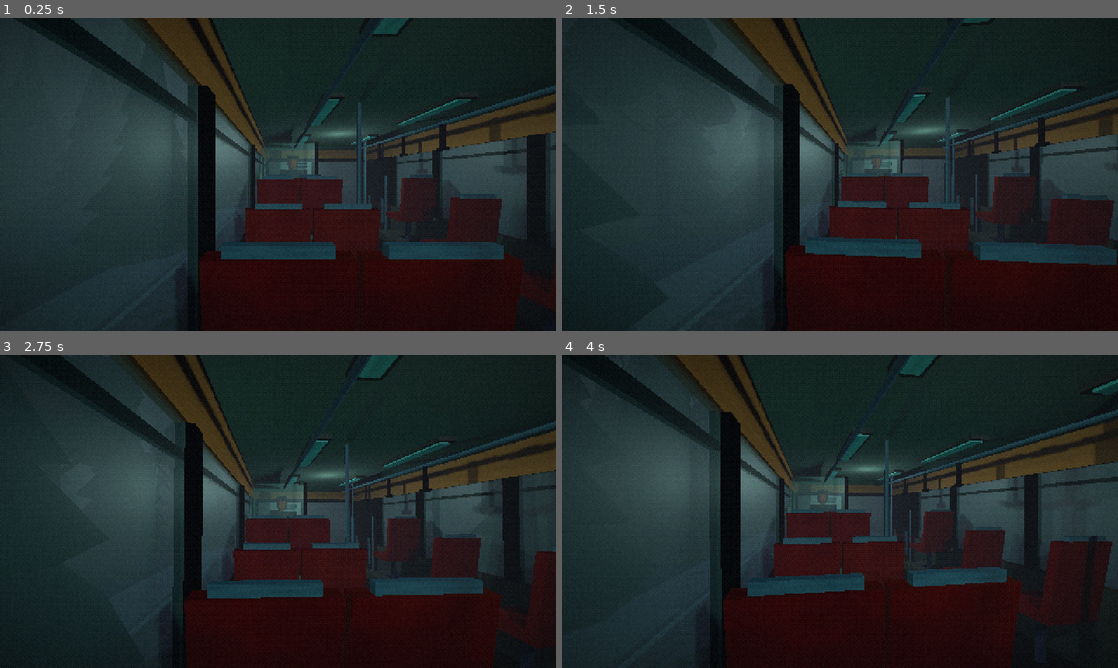
Above: before the commit, frames 1-4 (two rows, left to right).
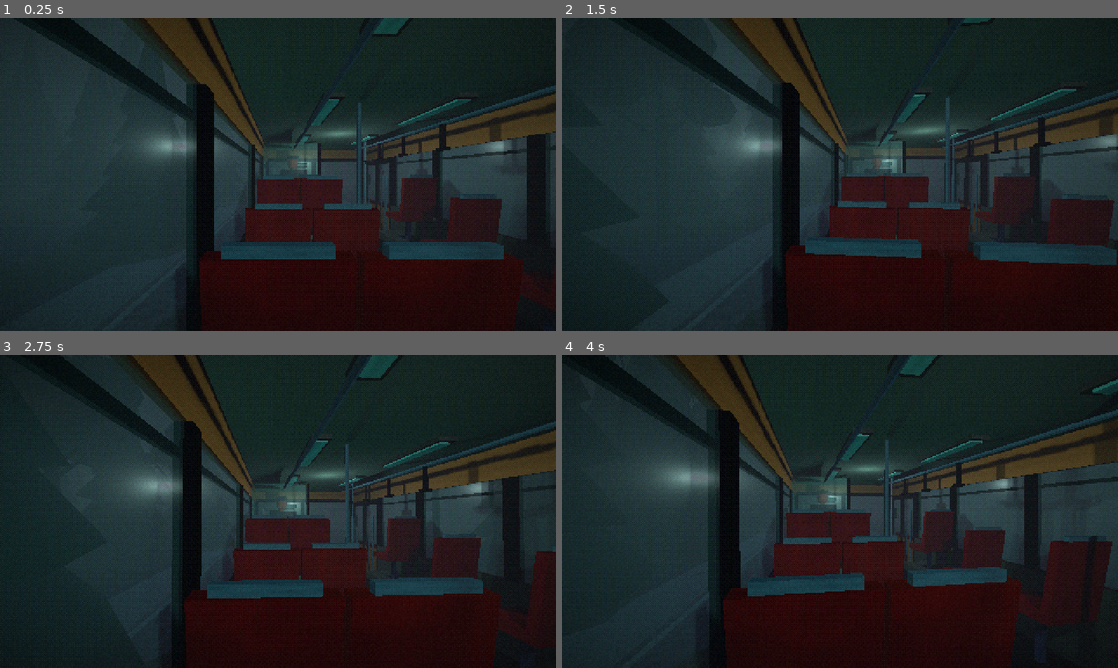
Above: after the commit, the same moments.

Repository: alexdragnea1/horror-indie
Game: Godot game, scene res://scenes/autobuz_drum.tscn
Two runs of this game, one before a commit and one after it. Both use one fixed random seed, a clock stepped at 60 frames per second and the inputs below. This scene is started directly instead of the project's main scene. Sound files missing from this copy of the repository are replaced by a short silence.
Inputs (mouse positions are in pixels of both pictures, inside the frame that each line leads up to):
- Up to frame 1 (0.25 s): no input
- Up to frame 2 (1.5 s): tap Enter at 0.5 s; move the mouse to (867, 174) at 0.52 s; tap W (inainte) at 0.6 s; click (867, 174) at 0.67 s; tap S (inapoi) at 0.8, 1.35 s; move the mouse to (812, 174) at 1.27 s; click (812, 174) at 1.42 s
- Up to frame 3 (2.75 s): tap W (inainte) at 1.55 s; move the mouse to (289, 505) at 2.02 s; hold Shift (alearga) from 2.03 s (still down); click (289, 505) at 2.17 s; tap S (inapoi) at 2.3 s
- Up to frame 4 (4 s): move the mouse to (834, 517) at 2.77 s; release Shift (alearga) at 2.78 s; tap D (dreapta) at 2.85 s; click (834, 517) at 2.92 s; tap W (inainte) at 3.05, 3.6 s; move the mouse to (878, 514) at 3.52 s; click (878, 514) at 3.67 s; tap S (inapoi) at 3.8 s

The runs differ from the first frame. In frame 1, 1.9% of the frame differs, in the area x 19-92%, y 21-84%; in frame 2, 1.7%; in frame 3, 2.0%; in frame 4, 2.1%, in the area x 19-81%, y 17-85%.

Commit message:
Autobuzul fără clipping: carcasa refăcută, verificare de fețe suprapuse, caroseria se apleacă pe suspensii
- Fețele care se băteau pe ecran (uși din plăci suprapuse, colțuri, benzi, rugină, noroi, jgheab, acoperiș): carcasa refăcută după reguli clare, ușile din montanți și panouri.
- unelte.py: verifica_fete() la fiecare export scrie fețele paralele prea apropiate (z-fighting).
- La frână se apleacă doar caroseria (nodul Corp) în jurul centrului ei; roțile rămân pe drum (înainte botul intra în asfalt). Autobuzul stă pe fața asfaltului.
- Replicile cu bunica pornesc la 2,5 s după ce apare creatura.

Co-Authored-By: Claude Opus 5.5 <noreply@anthropic.com>

Diff:
--- a/scenes/afara_bloc.tscn
+++ b/scenes/afara_bloc.tscn
@@ -486,7 +486,7 @@
 transform = Transform3D(1, 0, 0, 0, 1, 0, 0, 0, 1, 9.5, 0.1, 13.35)
 
 [node name="Autobuz" parent="." instance=ExtResource("31")]
-transform = Transform3D(0, 0, -1, 0, 1, 0, 1, 0, 0, 200, 0, 16.9)
+transform = Transform3D(0, 0, -1, 0, 1, 0, 1, 0, 0, 200, 0.02, 16.9)
 
 [node name="SosireAutobuz" type="Node" parent="." node_paths=PackedStringArray("autobuz")]
 script = ExtResource("32")
--- a/scenes/autobuz.tscn
+++ b/scenes/autobuz.tscn
@@ -24,7 +24,8 @@
 sunet_usi_deschise = ExtResource("9")
 sunet_usi_inchise = ExtResource("10")
 
-[node name="Model" parent="." instance=ExtResource("2")]
+[node name="Corp" type="Node3D" parent="."]
+[node name="Model" parent="Corp" instance=ExtResource("2")]
 script = ExtResource("3")
 material = ExtResource("4")
 stralucitoare = PackedStringArray("Lumini", "Panou")
@@ -35,14 +36,14 @@
 transform = Transform3D(1, 0, 0, 0, 1, 0, 0, 0, 1, 0, 1.62, 0)
 shape = SubResource("forma_caroserie")
 
-[node name="Sofer" type="Node3D" parent="."]
+[node name="Sofer" type="Node3D" parent="Corp"]
 transform = Transform3D(1, 0, 0, 0, 1, 0, 0, 0, 1, 0.62, 1.57, 4.35)
 
-[node name="Model" parent="Sofer" instance=ExtResource("5")]
+[node name="Model" parent="Corp/Sofer" instance=ExtResource("5")]
 script = ExtResource("3")
 material = ExtResource("4")
 
-[node name="FarStanga" type="SpotLight3D" parent="."]
+[node name="FarStanga" type="SpotLight3D" parent="Corp"]
 transform = Transform3D(1, 0, 0, 0, 1, 0, 0, 0, 1, 0.83, 0.75, 5.6)
 rotation = Vector3(-0.1, 3.14159, 0)
 light_color = Color(1, 0.86, 0.62, 1)
@@ -52,7 +53,7 @@
 spot_attenuation = 0.8
 spot_angle = 28.0
 
-[node name="FarDreapta" type="SpotLight3D" parent="."]
+[node name="FarDreapta" type="SpotLight3D" parent="Corp"]
 transform = Transform3D(1, 0, 0, 0, 1, 0, 0, 0, 1, -0.83, 0.75, 5.6)
 rotation = Vector3(-0.1, 3.14159, 0)
 light_color = Color(1, 0.86, 0.62, 1)
@@ -62,7 +63,7 @@
 spot_attenuation = 0.8
 spot_angle = 28.0
 
-[node name="NeonFata" type="OmniLight3D" parent="."]
+[node name="NeonFata" type="OmniLight3D" parent="Corp"]
 transform = Transform3D(1, 0, 0, 0, 1, 0, 0, 0, 1, 0, 2.55, 3.2)
 light_color = Color(0.78, 0.95, 0.88, 1)
 light_energy = 0.9
@@ -70,7 +71,7 @@
 shadow_enabled = true
 omni_range = 5.0
 
-[node name="NeonMijloc" type="OmniLight3D" parent="."]
+[node name="NeonMijloc" type="OmniLight3D" parent="Corp"]
 transform = Transform3D(1, 0, 0, 0, 1, 0, 0, 0, 1, 0, 2.55, 0)
 light_color = Color(0.78, 0.95, 0.88, 1)
 light_energy = 0.9
@@ -78,7 +79,7 @@
 shadow_enabled = true
 omni_range = 5.0
 
-[node name="NeonSpate" type="OmniLight3D" parent="."]
+[node name="NeonSpate" type="OmniLight3D" parent="Corp"]
 transform = Transform3D(1, 0, 0, 0, 1, 0, 0, 0, 1, 0, 2.55, -3.2)
 light_color = Color(0.78, 0.95, 0.88, 1)
 light_energy = 0.8
@@ -89,7 +90,7 @@
 energie_normala = 0.8
 sansa_stingere = 0.05
 
-[node name="Bazait" type="AudioStreamPlayer3D" parent="."]
+[node name="Bazait" type="AudioStreamPlayer3D" parent="Corp"]
 transform = Transform3D(1, 0, 0, 0, 1, 0, 0, 0, 1, 0, 2.6, 0)
 stream = ExtResource("8")
 volume_db = -26.0
@@ -132,7 +133,7 @@
 [node name="Forma" type="CollisionShape3D" parent="IntrareSpate"]
 shape = SubResource("forma_intrare")
 
-[node name="LuminaBord" type="OmniLight3D" parent="."]
+[node name="LuminaBord" type="OmniLight3D" parent="Corp"]
 transform = Transform3D(1, 0, 0, 0, 1, 0, 0, 0, 1, 0.55, 2.0, 5.0)
 light_color = Color(0.55, 0.9, 0.72, 1)
 light_energy = 0.7
--- a/scenes/autobuz_drum.tscn
+++ b/scenes/autobuz_drum.tscn
@@ -107,7 +107,7 @@
 [node name="DrumAutobuz" type="Node3D" node_paths=PackedStringArray("autobuz", "calator", "creatura", "teren")]
 script = ExtResource("1")
 autobuz = NodePath("Autobuz")
-calator = NodePath("Autobuz/Calator")
+calator = NodePath("Autobuz/Corp/Calator")
 creatura = NodePath("Creatura")
 teren = NodePath("Teren")
 copaci_padure = Array[PackedScene]([ExtResource("7"), ExtResource("8"), ExtResource("7"), ExtResource("8"), ExtResource("7"), ExtResource("9"), ExtResource("10"), ExtResource("12")])
@@ -176,12 +176,13 @@
 mesh = SubResource("fir")
 
 [node name="Autobuz" parent="." instance=ExtResource("3")]
-
-[node name="Calator" type="Node3D" parent="Autobuz"]
+transform = Transform3D(1, 0, 0, 0, 1, 0, 0, 0, 1, 0, 0.04, 0)
+
+[node name="Calator" type="Node3D" parent="Autobuz/Corp"]
 transform = Transform3D(-1, 0, 0, 0, 1, 0, 0, 0, -1, 0.92, 2.12, -0.05)
 script = ExtResource("4")
 
-[node name="Camera3D" type="Camera3D" parent="Autobuz/Calator"]
+[node name="Camera3D" type="Camera3D" parent="Autobuz/Corp/Calator"]
 near = 0.05
 fov = 72.0
 
--- a/scripts/autobuz.gd
+++ b/scripts/autobuz.gd
@@ -4,13 +4,16 @@
 ## roțile se învârt cât a mers, motorul turează după viteză, caroseria se leagănă pe drum
 ## și „se apleacă” în față la frână. Ușile: `await deschide_usi()` / `await inchide_usi()`.
 ## Fața lui e spre +Z local, ușile pe partea -X.
+## Tot ce se leagănă cu caroseria (modelul, șoferul, luminile, cine stă înăuntru) e copil al nodului `Corp`.
 
 signal urcare
 
 ## Cât se leagănă caroseria în mers (grade).
 @export var leganare := 0.6
 ## Cât se apleacă în față când frânează (grade la 1 m/s²).
-@export var aplecare_frana := 0.55
+@export var aplecare_frana := 0.45
+## Cât se poate apleca cel mult (grade).
+@export var aplecare_maxima := 1.5
 ## Turația motorului: pitch la ralanti și cât crește la fiecare m/s.
 @export var turatie_ralanti := 0.72
 @export var turatie_pe_viteza := 0.045
@@ -27,27 +30,31 @@
 var usi_deschise := false
 
 const RAZA_ROATA := 0.5
+## În jurul cărui punct se apleacă și se leagănă caroseria (centrul ei, nu solul).
+const PIVOT_CAROSERIE := Vector3(0, 1.1, 0)
 
-@onready var _model: Node3D = $Model
+@onready var _corp: Node3D = $Corp
+@onready var _model: Node3D = $Corp/Model
 @onready var _motor: AudioStreamPlayer3D = $Motor
 var _roti: Array[Node3D] = []
 var _foi: Array[Node3D] = []
 var _semne_foi: Array[float] = []
 var _intrari: Array[IntrareAutobuz] = []
 var _ultima_pozitie := Vector3.ZERO
-var _baza: Basis
+var _roti_repaus: Array[Transform3D] = []
+var _rotire_roti := 0.0
 var _timp := 0.0
 var _aplecare := 0.0
 var _viteza_neteda := 0.0
 
 
 func _ready() -> void:
-	_baza = transform.basis
 	_ultima_pozitie = global_position
 	for nume in ["RoataFS", "RoataFD", "RoataSS", "RoataSD"]:
 		var r := _model.find_child(nume) as Node3D
 		if r:
 			_roti.append(r)
+			_roti_repaus.append(r.transform)
 	for n in range(1, 4):
 		for litera in ["A", "B"]:
 			var foaie := _model.find_child("Usa%d%s" % [n, litera]) as Node3D
@@ -126,26 +133,31 @@
 	var mutare := global_position - _ultima_pozitie
 	_ultima_pozitie = global_position
 	var inainte := global_transform.basis.z.normalized()
-	var v_noua := mutare.dot(inainte) / delta
-	viteza = v_noua
+	viteza = mutare.dot(inainte) / delta
 	# accelerația din viteza netezită: cadrele au durate diferite, iar din viteza brută ar ieși zgomot
 	var viteza_inainte := _viteza_neteda
 	_viteza_neteda = lerpf(_viteza_neteda, viteza, 1.0 - exp(-delta * 6.0))
 	var acceleratie := (_viteza_neteda - viteza_inainte) / delta
 
-	for r in _roti:
-		r.rotation.x += mutare.dot(inainte) / RAZA_ROATA
-
-	# la frână se apleacă în față, apoi revine cu un mic balans (arcurile)
-	var tinta_aplecare := clampf(-acceleratie * aplecare_frana, -3.0, 3.0) if absf(acceleratie) < 40.0 else 0.0
+	# la frână caroseria se apleacă în față, apoi revine cu un mic balans (arcurile)
+	var tinta_aplecare := clampf(-acceleratie * aplecare_frana, -aplecare_maxima, aplecare_maxima) \
+		if absf(acceleratie) < 40.0 else 0.0
 	_aplecare = lerpf(_aplecare, tinta_aplecare, 1.0 - exp(-delta * 4.0))
 	var mers := clampf(absf(_viteza_neteda) / 10.0, 0.0, 1.0)
 	var ruliu := (sin(_timp * 1.3) * 0.6 + sin(_timp * 3.7) * 0.25 + sin(_timp * 9.0) * 0.1) * leganare * mers
 	var tangaj := _aplecare + (sin(_timp * 2.1) * 0.3 + sin(_timp * 7.3) * 0.12) * leganare * mers
-	# ralanti: motorul diesel scutură tot autobuzul, puțin
+	# ralanti: motorul diesel scutură caroseria, puțin
 	ruliu += sin(_timp * 70.0) * 0.04 * (1.0 - mers)
+	# se mișcă doar caroseria, pe suspensii, în jurul centrului ei (PIVOT_CAROSERIE);
+	# roțile rămân pe drum (altfel botul intra în asfalt la frână)
 	var rotire := Basis.from_euler(Vector3(deg_to_rad(tangaj), 0.0, deg_to_rad(ruliu)))
-	transform.basis = _baza * rotire
+	var corp := Transform3D(rotire, PIVOT_CAROSERIE - rotire * PIVOT_CAROSERIE)
+	_corp.transform = corp
+	var inapoi := corp.affine_inverse()
+	_rotire_roti += mutare.dot(inainte) / RAZA_ROATA
+	for i in _roti.size():
+		var repaus: Transform3D = _roti_repaus[i]
+		_roti[i].transform = inapoi * Transform3D(repaus.basis * Basis(Vector3.RIGHT, _rotire_roti), repaus.origin)
 
 	if _motor:
 		_motor.pitch_scale = turatie_ralanti + absf(_viteza_neteda) * turatie_pe_viteza
--- a/scripts/drum_autobuz.gd
+++ b/scripts/drum_autobuz.gd
@@ -41,7 +41,7 @@
 ## Ce zici când o vezi (le-a scris owner-ul).
 @export_multiline var replici_creatura: PackedStringArray = ["You: Why is grandma always doing this...", "You: Always forgets her meds and running naked through the forest."]
 ## La câte secunde după ce creatura apare pe ecran pornesc replicile de mai sus.
-@export var intarziere_replici := 1.0
+@export var intarziere_replici := 2.5
 
 @export_group("Pădurea")
 @export var copaci_padure: Array[PackedScene] = []
@@ -93,8 +93,8 @@
 	_rng.seed = 13
 	_v = viteza
 	for nume in ["NeonFata", "NeonMijloc"]:
-		_lumini.append(autobuz.get_node(nume) as OmniLight3D)
-	_neon = autobuz.get_node("Model").find_child("Lumini") as GeometryInstance3D
+		_lumini.append(autobuz.get_node("Corp/" + nume) as OmniLight3D)
+	_neon = autobuz.get_node("Corp/Model").find_child("Lumini") as GeometryInstance3D
 	creatura.visible = false
 	_camera = calator.get_node("Camera3D")
 	_construieste_drumul()
--- a/scripts/sosire_autobuz.gd
+++ b/scripts/sosire_autobuz.gd
@@ -11,7 +11,7 @@
 ## La câte secunde după conversație apare.
 @export var intarziere := 5.0
 ## Unde oprește (ușa din mijloc în dreptul stației).
-@export var loc_oprire := Vector3(9.5, 0, 16.9)
+@export var loc_oprire := Vector3(9.5, 0.02, 16.9)  # y = fața asfaltului (roțile stau pe el)
 ## De cât de departe vine (metri, din spatele locului de oprire).
 @export var distanta_start := 75.0
 ## Viteza de mers (m/s; 10 ≈ 36 km/h) și cât de tare frânează (m/s²).
--- a/shaders/material_sticla.tres
+++ b/shaders/material_sticla.tres
@@ -4,6 +4,6 @@
 transparency = 1
 cull_mode = 2
 albedo_color = Color(0.165, 0.235, 0.239, 0.28)
-roughness = 0.45
-metallic_specular = 0.3
+roughness = 0.2
+metallic_specular = 0.2
 texture_filter = 0
Binary file changed: models/autobuz.glb
Binary file changed: models/creatura.glb
Binary file changed: models/sofer.glb
Binary file changed: models/stalpisor.glb
Binary file changed: models/statie.glb
Not shown, changed: CLAUDE.md
Not shown, changed: README.md
Not shown, changed: tools/blender/autobuz.py
Not shown, changed: tools/blender/unelte.py
